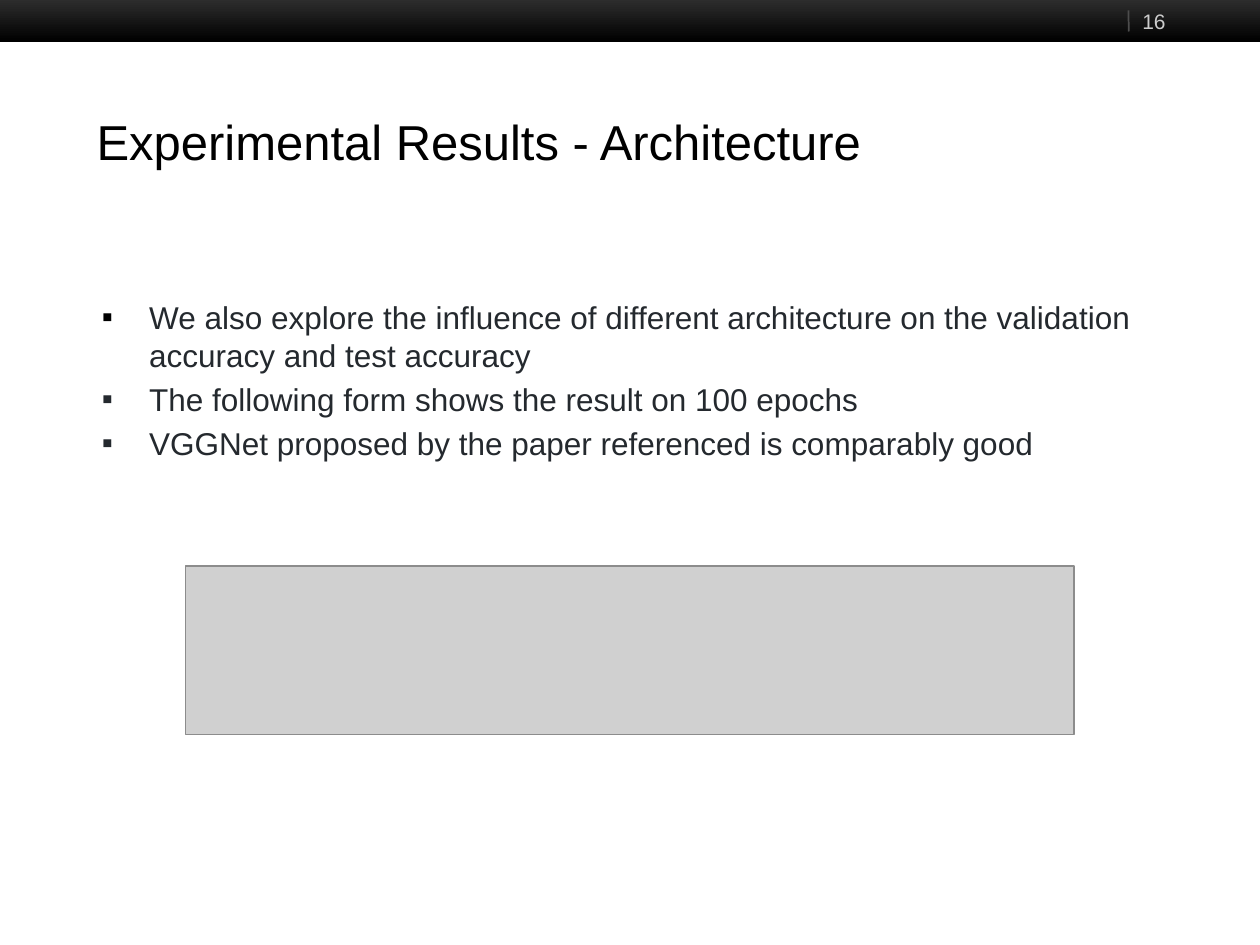
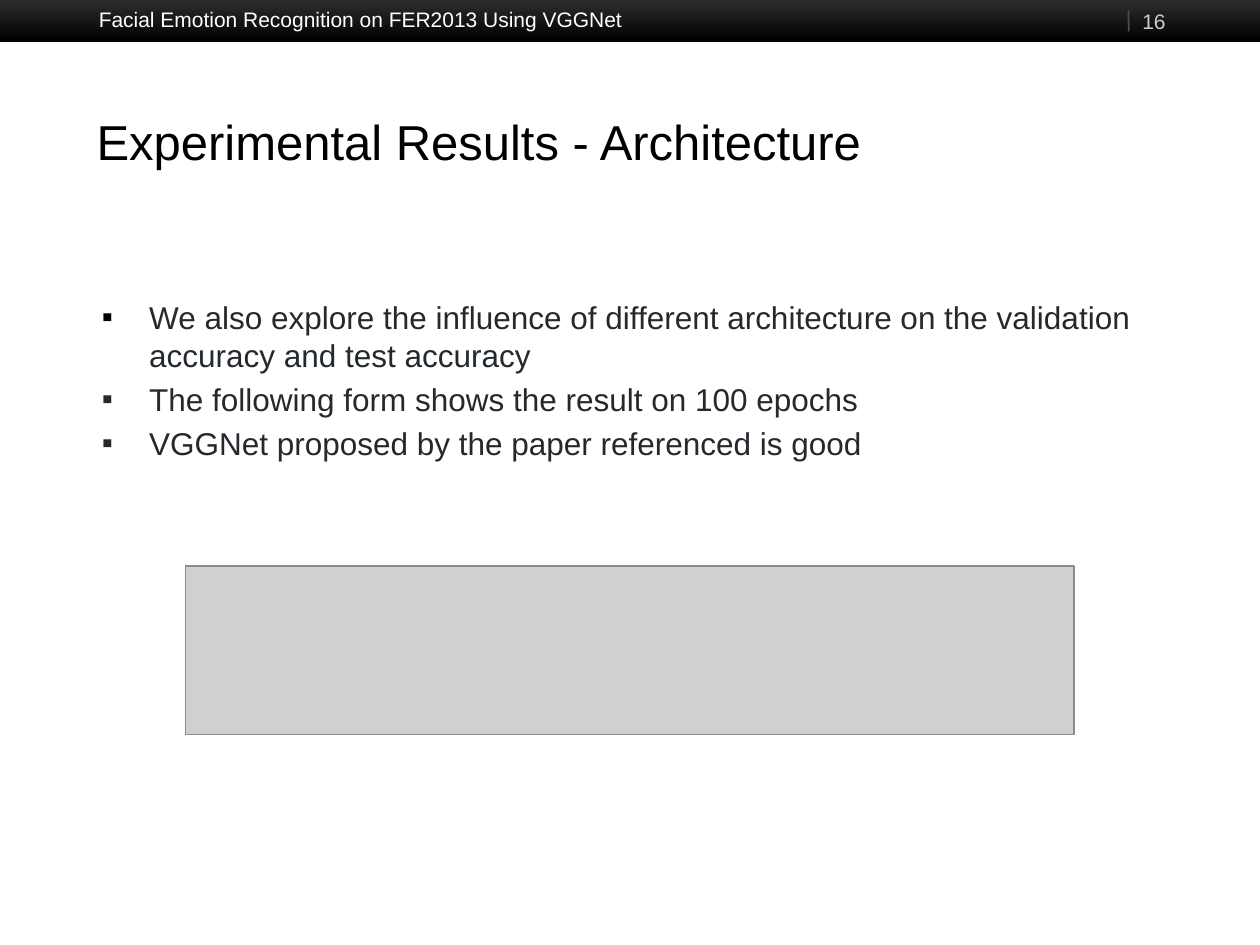
Before and after one commit to JimY233/CS523_Project, a slide deck: slide 16 of Facial Emotion Recognition on FER2013.pptx. Drawn at 1260x945 pixels with LibreOffice and Linux fonts; fonts in the diff are those of the drawing; grey boxes stand for pictures. Boxes give left, top, right and bottom in pixels: in the first picture for what was removed or moved away, otherwise in the second. Text is boxed around its words. In the diff, an @@ line names an element or a change of style, - is before the commit and + after.

```diff
--- a/Facial Emotion Recognition on FER2013.pptx
+++ b/Facial Emotion Recognition on FER2013.pptx
@@ text added at bbox=[99, 11, 622, 31], 12 pt, text #FFFFFF @@
+Facial Emotion Recognition on FER2013 Using VGGNet
@@ text at bbox=[149, 432, 861, 461]: text changed @@
-▪ VGGNet proposed by the paper referenced is comparably good
+▪ VGGNet proposed by the paper referenced is good
```
Also in this commit, not shown: 17 other slides changed, 4 slides added, 3 slides removed.
